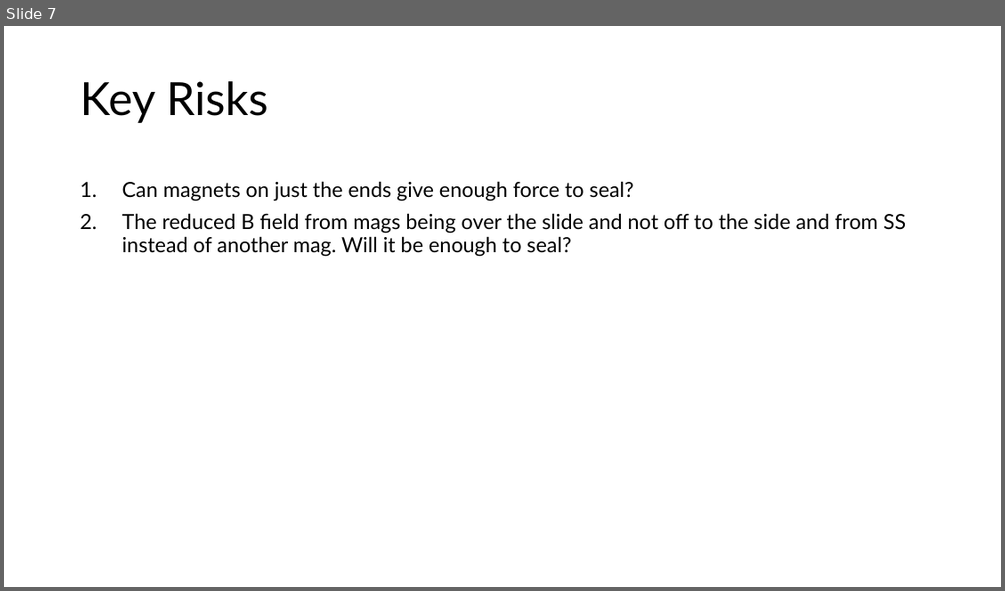
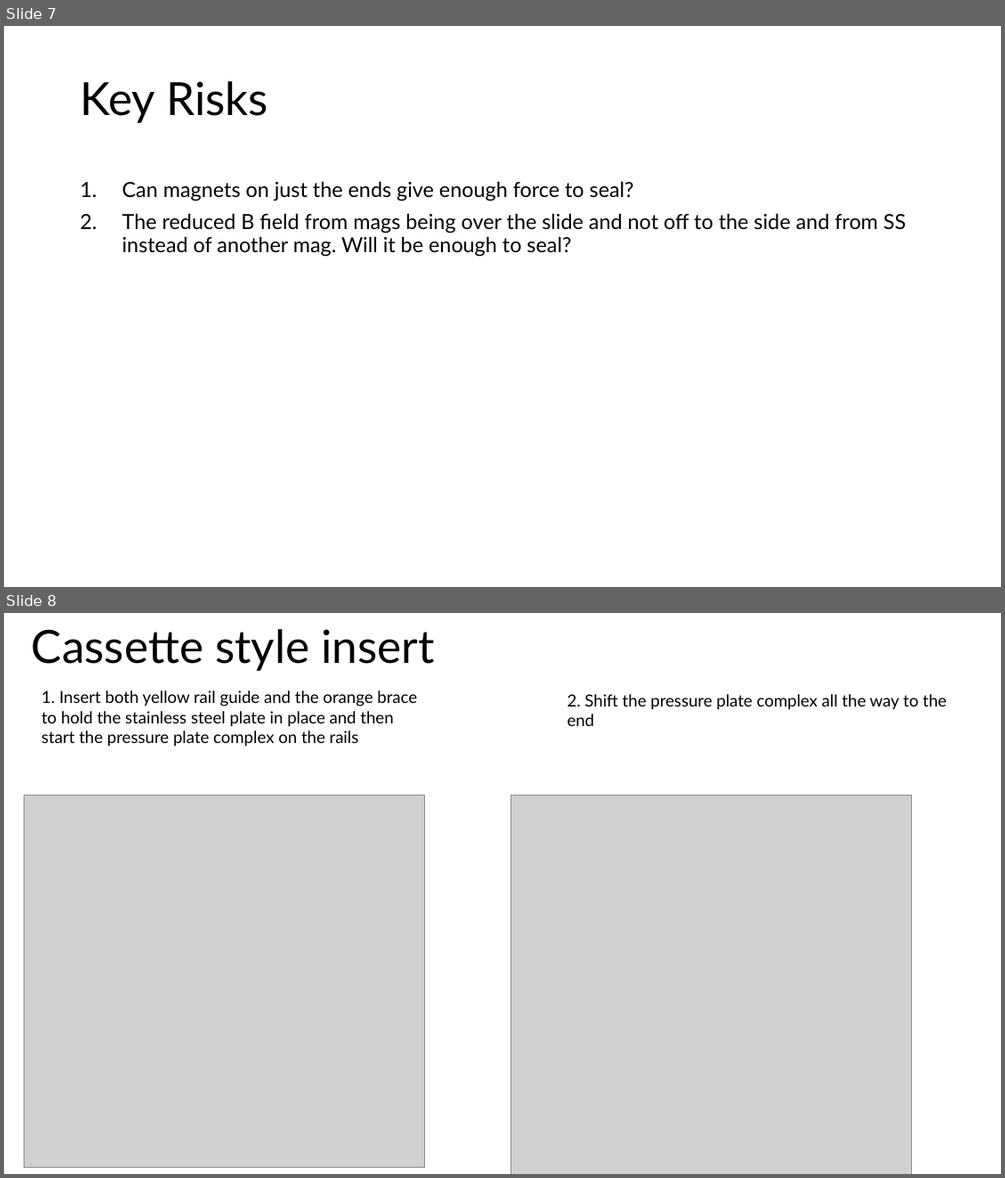
Before and after one commit to mdanderson03/SpectrePlex, a slide deck: Presentation/Commercial Prototype Production.pptx. Shown one above the other, each under a label of ours: slide 7 before the commit, slides 7 and 8 after it. The pictures are 1005x591 and 1005x1178 pixels, drawn with LibreOffice and Linux fonts; fonts in the diff are those of the drawing; grey boxes stand for pictures. Boxes give left, top, right and bottom in pixels: in the first picture for what was removed or moved away, otherwise in the second. Text is boxed around its words. In the diff, an @@ line names an element or a change of style, - is before the commit and + after.

```diff
--- a/Presentation/Commercial Prototype Production.pptx
+++ b/Presentation/Commercial Prototype Production.pptx
@@ slide 8 added at [4,613,1001,1174], background #FFFFFF @@
@@ title added at [32,629,435,671], 44 pt, text #000000 @@
+Cassette style insert
@@ text added at [41,690,417,747], 16 pt, text #000000 @@
+1. Insert both yellow rail guide and the orange brace to hold the stainless steel plate in place and then start the pressure plate complex on the rails
@@ text added at [567,694,947,726], 16 pt, text #000000 @@
+2. Shift the pressure plate complex all the way to the end
@@ picture added at [24,795,425,1167] @@
@@ picture added at [511,795,912,1174] @@
```
Also in this commit, not shown: 2 other slides added, 1 slide removed, 3 other files.
